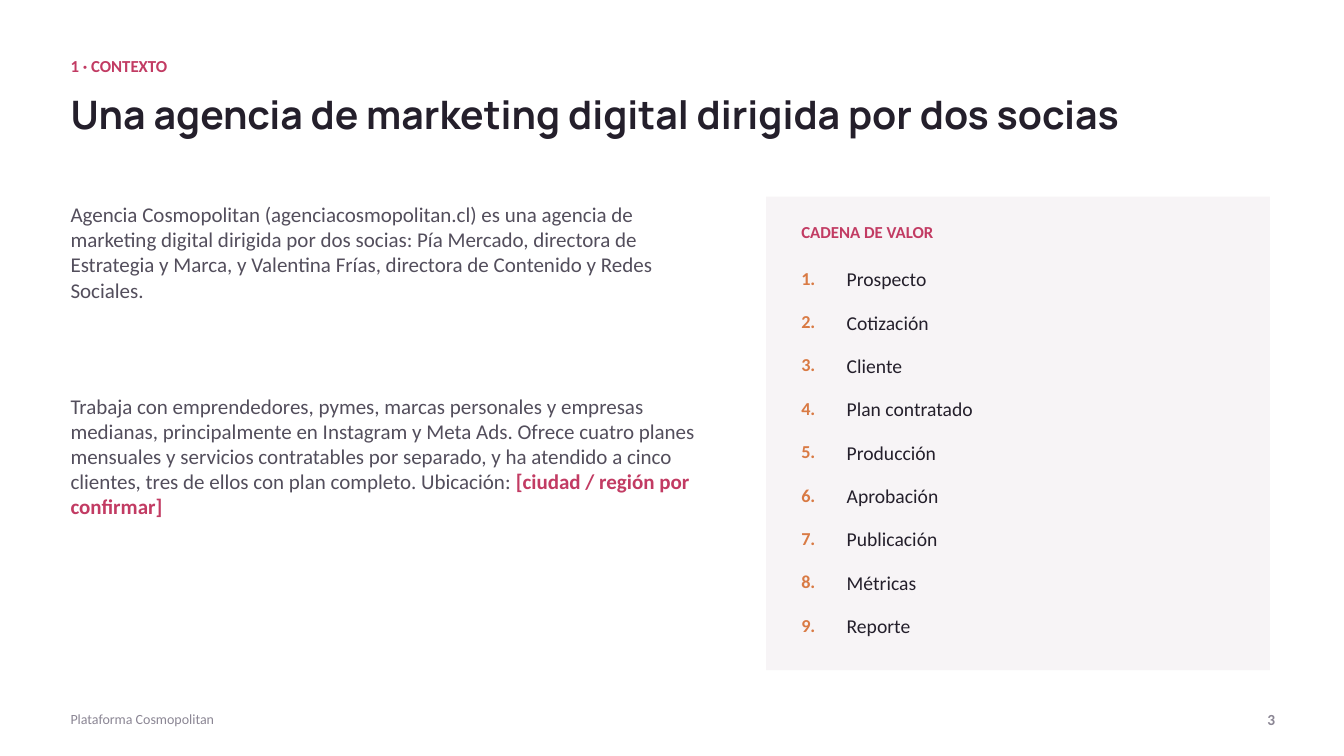
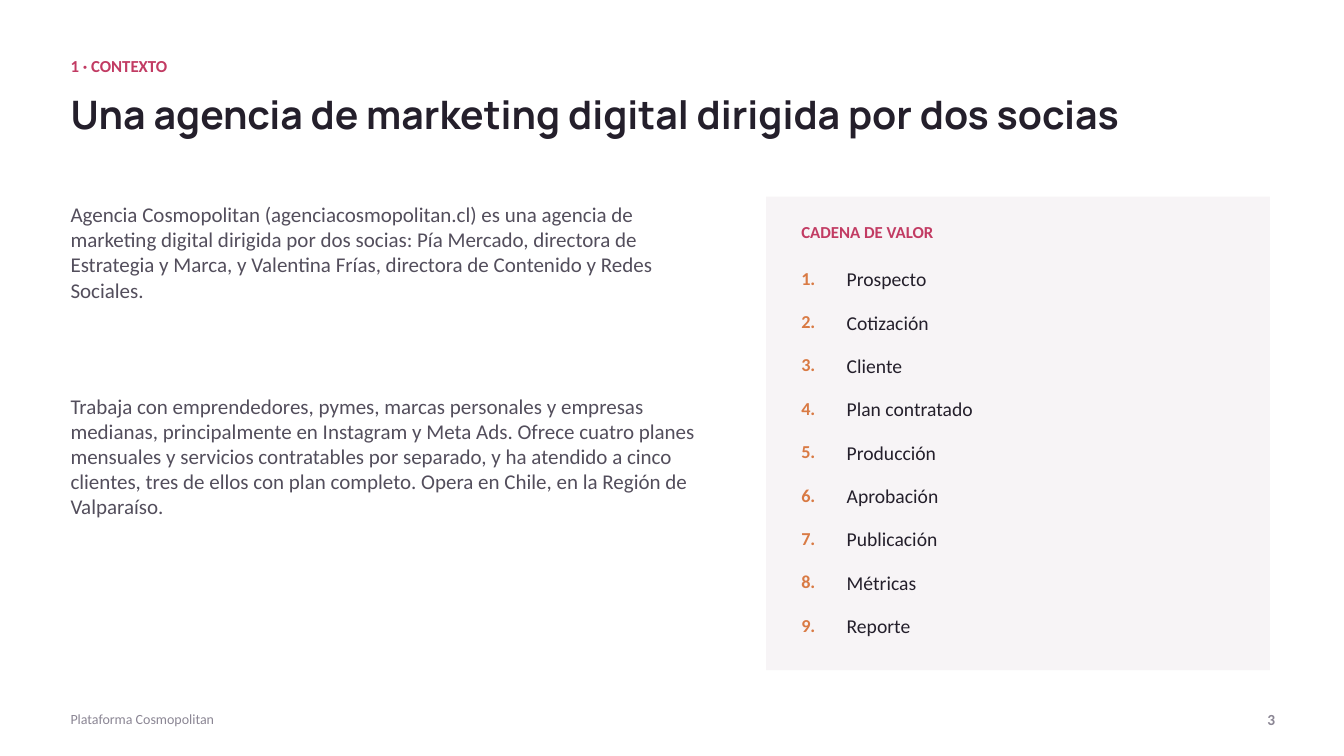
Before and after one commit to ChristianCuadra/capstone, a slide deck: slide 3 of Fase 2/Evidencias Proyecto/Presentación Proyecto.pptx. Drawn at 1344x756 pixels with LibreOffice and Linux fonts; fonts in the diff are those of the drawing. Boxes give left, top, right and bottom in pixels: in the first picture for what was removed or moved away, otherwise in the second. Text is boxed around its words. In the diff, an @@ line names an element or a change of style, - is before the commit and + after.

Commit message:
Documentos ajustados a la Carta Gantt de 5 sprints y 15 semanas (Product Backlog, Riesgos, Plan de Pruebas, Guía 2.6, README) y ubicación en el Contexto

```diff
--- a/Fase 2/Evidencias Proyecto/Presentación Proyecto.pptx
+++ b/Fase 2/Evidencias Proyecto/Presentación Proyecto.pptx
@@ text at (x1=71, y1=399, x2=695, y2=518): text changed @@
-Trabaja con emprendedores, pymes, marcas personales y empresas medianas, principalmente en Instagram y Meta Ads. Ofrece cuatro planes mensuales y servicios contratables por separado, y ha atendido a cinco clientes, tres de ellos con plan completo. Ubicación: [ciudad / región por confirmar]
+Trabaja con emprendedores, pymes, marcas personales y empresas medianas, principalmente en Instagram y Meta Ads. Ofrece cuatro planes mensuales y servicios contratables por separado, y ha atendido a cinco clientes, tres de ellos con plan completo. Opera en Chile, en la Región de Valparaíso.
```
Also in this commit, not shown: 5 other files.
